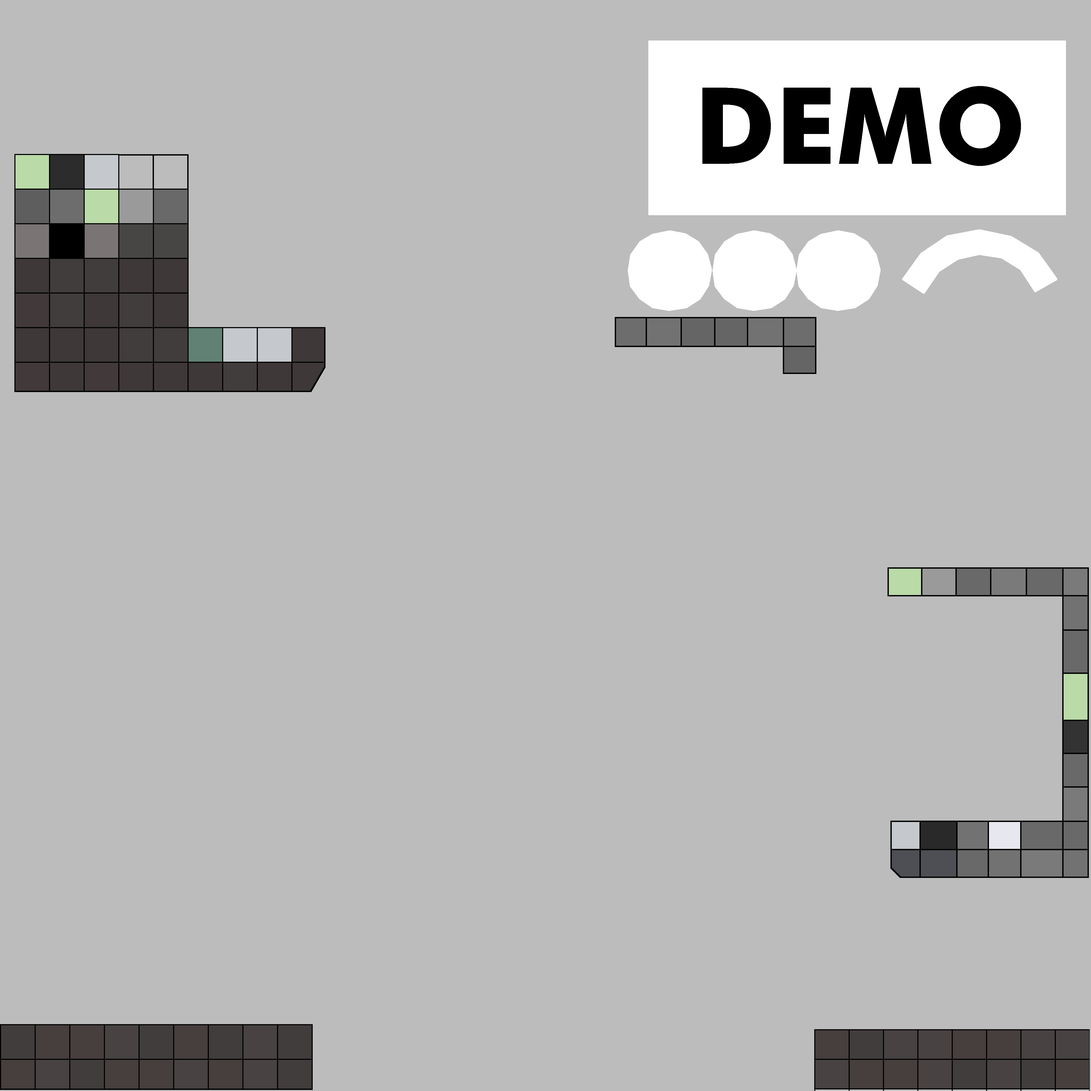
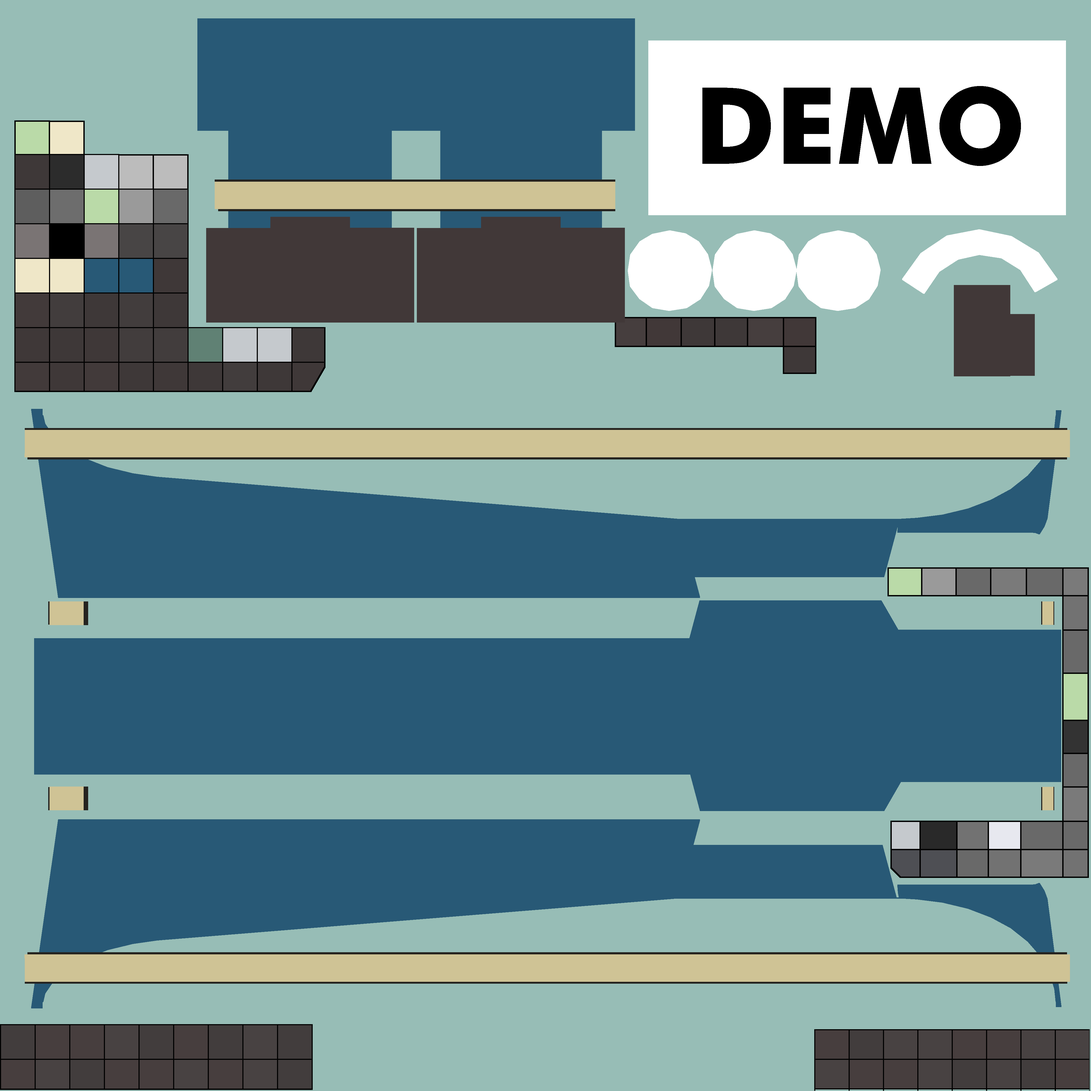
Revision of a layered 1091x1091 image; what changed, layer by layer:
painted on "template" over box(0, 0, 1091, 1091)
